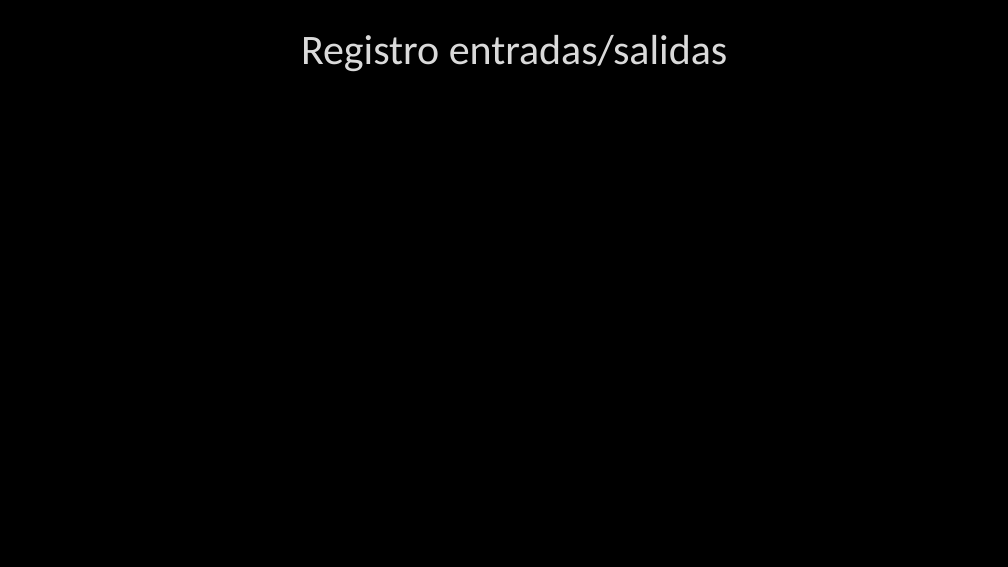
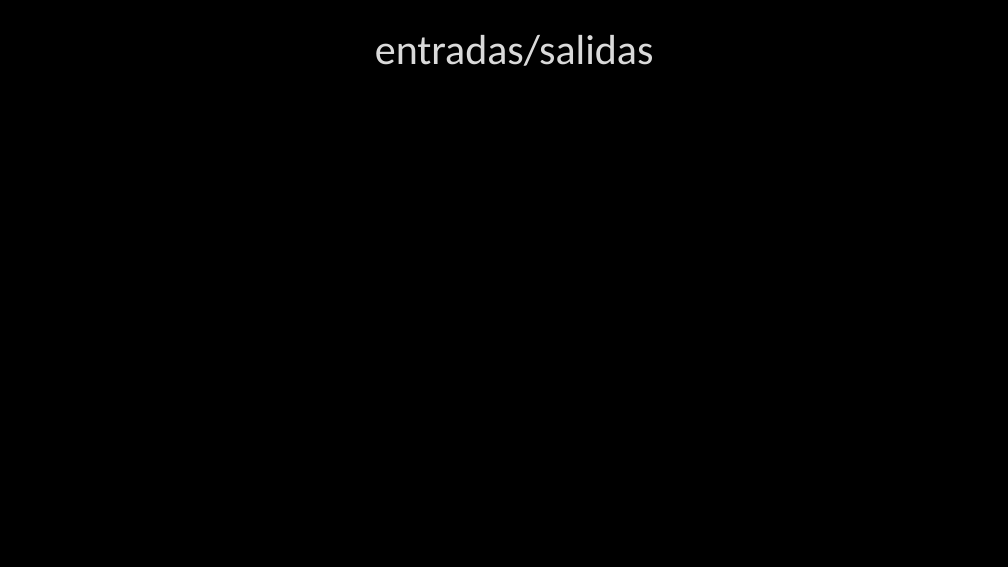
Before and after one commit to LuisHM5/nexus_gestor_usuarios, a slide deck: slide 10 of Presentación_Nexus_PROYECTO 2DO PARCIAL.pptx (slide 9 before the commit). Drawn at 1008x567 pixels with LibreOffice and Linux fonts; fonts in the diff are those of the drawing; background and template pictures are left out. Boxes give left, top, right and bottom in pixels: in the first picture for what was removed or moved away, otherwise in the second. Text is boxed around its words. In the diff, an @@ line names an element or a change of style, - is before the commit and + after.

Commit message:
Presentación final

```diff
--- a/Presentación_Nexus_PROYECTO 2DO PARCIAL.pptx
+++ b/Presentación_Nexus_PROYECTO 2DO PARCIAL.pptx
@@ title at (x1=375, y1=35, x2=654, y2=66): text changed @@
-Registro entradas/salidas
+entradas/salidas
```
Also in this commit, not shown: 7 other slides changed, 5 slides added, 3 slides removed.
